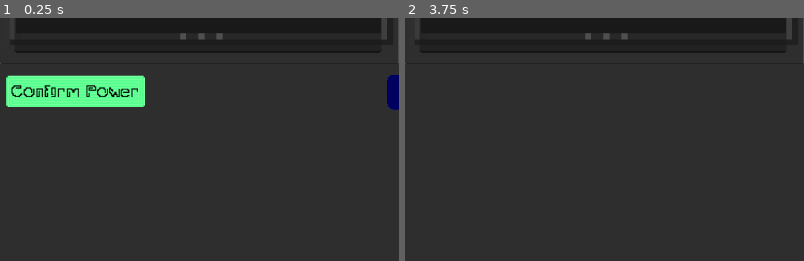
Above: before the commit, frames 1-2 (left to right).
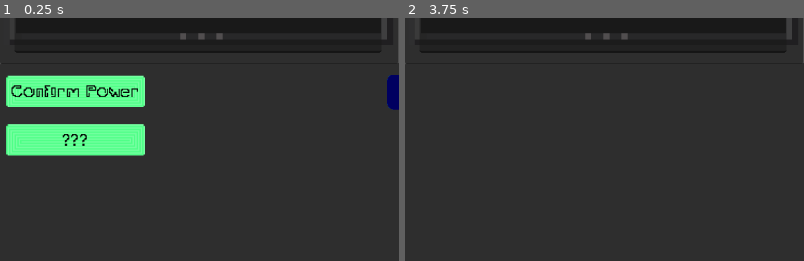
Above: after the commit, the same moments.

Repository: drakin769/GameJam2024
Game: Godot game, scene res://ui/userInterface.tscn
Two runs of this game, one before a commit and one after it. Both use one fixed random seed, a clock stepped at 60 frames per second and the inputs below.
Inputs (mouse positions are % of the whole screen's width and height, from its top left):
- Up to frame 1 (0.25 s): no input
- Up to frame 2 (3.75 s): tap Enter (ui_accept) at 0.5, 0.77, 1.25, 1.52, 3.02, 3.5 s; move the mouse to (75, 22) at 0.52 s; tap E (e) at 0.6, 1.55, 2.85 s; tap W (w) at 0.8, 1.35, 2.3 s; move the mouse to (9, 50) at 1.27 s; press the mouse at (9, 50) at 2.03 s; release the mouse at (9, 50) at 2.78 s; move the mouse to (80, 65) at 3.52 s; tap Q (q) at 3.6 s
The pictures show only the part of the screen within x 0-50%, y 35-85%; the shares and areas given below are measured in that part.

The runs differ from the first frame. In frame 1, 4.6% of the frame differs, in the area x 1-37%, y 43-57%; in frame 2, nothing differs.

Commit message:
fixed level data handling

Diff:
--- a/data/levels.gd
+++ /dev/null
@@ -1,43 +0,0 @@
-{
-	"first":
-		{
-		"solutions":
-			{
-			"EMPTY":
-				{
-				"text": "No Power detected. Retrying experiment",
-				"next_level": "first"
-				},
-			"Confirm Power":
-				{
-				"text": "Power Confirmed",
-				"next_level": "second"
-				}
-			},
-		"building_blocks":["Confirm Power"],
-		"number_of_slots":1
-		},
-	"second":
-		{
-		"solutions":
-			{
-			"on left:on right":
-				{
-				"text": "We be gaming people!",
-				"next_level": "first"
-				},
-			"on right:on left":
-				{
-				"text": "oooo so close!",
-				"next_level": "second"
-				},
-			"EMPTY:EMPTY":
-				{
-				"text": "Are... are you there?",
-				"next_level": "second"
-				}
-			},
-		"building_blocks":["on left","on right"],
-		"number_of_slots":2
-		}
-}
--- /dev/null
+++ b/data/levels.json
@@ -0,0 +1,43 @@
+{
+	"first": {
+		"solutions": {
+			"EMPTY": {
+				"text": "No Power detected. Retrying experiment",
+				"next_level": "first"
+			},
+			"Confirm Power": {
+				"text": "Power Confirmed",
+				"next_level": "second"
+			},
+			"???":{
+				"text": "What is it even doing? Am I failed scientist?"
+			}
+		},
+		"building_blocks": [
+			"Confirm Power",
+			"???"
+		],
+		"number_of_slots": 1
+	},
+	"second": {
+		"solutions": {
+			"on left:on right": {
+				"text": "We be gaming people!",
+				"next_level": "first"
+			},
+			"on right:on left": {
+				"text": "oooo so close!",
+				"next_level": "second"
+			},
+			"EMPTY:EMPTY": {
+				"text": "Are... are you there?",
+				"next_level": "second"
+			}
+		},
+		"building_blocks": [
+			"on left",
+			"on right"
+		],
+		"number_of_slots": 2
+	}
+}
--- a/level.gd
+++ b/level.gd
@@ -50,7 +50,7 @@
 	return output
 func _ready():
 	levels = file_load()
-	print(levels)
+	#print(levels)
 	setlevel()
 
 func _process(delta):
@@ -76,8 +76,10 @@
 		current_level= available_solutions[output].next_level
 	else:
 		global.add_text_to_dot_matrix("You have failed in a new and interesting way!")
+
 	clear_level()
 	setlevel()
+
 func setlevel():
 	instruction_counter = 0
 	slot_counter = 0
@@ -87,9 +89,9 @@
 		create_instruction(x)
 	available_solutions= levels[current_level].solutions
 	#TODO: ADD in a check for certain levels to trigger the endgame
+
 func file_load():
-	var file = FileAccess.open("res://data/levels.gd", FileAccess.READ)
-	print(file.get_as_text())
+	var file = FileAccess.open("res://data/levels.json", FileAccess.READ)
 	var content = JSON.parse_string(file.get_as_text())
 	return content
 
